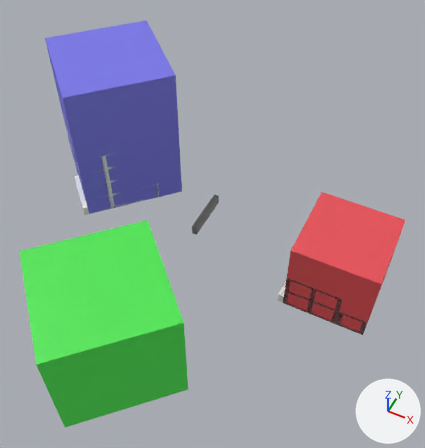
Before and after pictures for a commit that changed the glTF model public/cubes.glb.
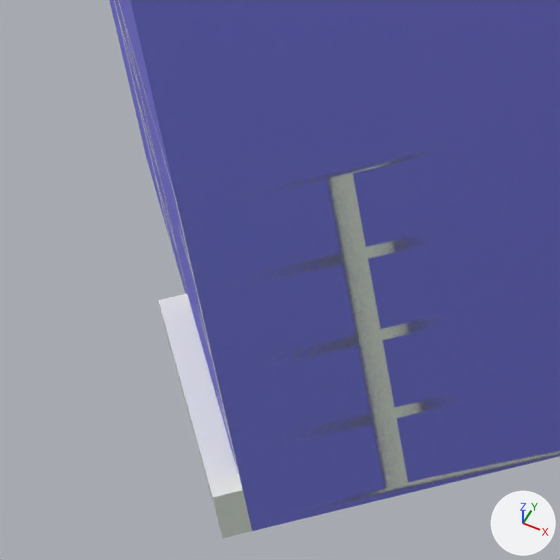
The first picture shows the older version from a camera (50 mm lens) standing at (37.3, -67.4, 89.3) and looking at (7.2, -7.3, 14.1). The close-ups show both versions on the part from 11% to 33% of the width and 28% to 49% of the height of that picture; other places that the commit changed are outside them. The axes (+X, +Y, +Z) are drawn at lower right. The lights are the same throughout. Where no turn or scale is listed for an object, it has been applied to the vertices.

The scene before the commit, as lines of its bpy script (objects in view):
```python
me_bluetall = bpy.data.meshes.new('BlueTall')
me_bluetall.from_pydata(...)  # 8 vertices, 12 faces; spans x -36.7..-8.5, y -4.9..23.4, z 0.0..29.0
me_bluetall.materials.append(mat_blue)  # blue #7c79e7
me_cube_001 = bpy.data.meshes.new('Cube.001')
me_cube_001.from_pydata(...)  # a box spanning x -1.0..0.0, y 0.0..10.0, z 0.0..2.0
me_cube_blue = bpy.data.meshes.new('cube-blue')
me_cube_blue.from_pydata(...)  # 796 vertices, 1588 faces; spans x -33.2..-12.0, y -4.9..16.3, z 0.0..14.8
me_cube_blue.materials.append(mat_material)  # white #e7e7e7
ob_bluetall = bpy.data.objects.new('BlueTall', me_bluetall)
ob_bluetall.location = (0.0, 0.0, 0.0)
ob_cube_blue = bpy.data.objects.new('cube-blue', me_cube_blue)
ob_cube_blue.location = (0.0, 0.0, 0.0)
ob_pos_bluetall = bpy.data.objects.new('pos_BlueTall', me_cube_001)
ob_pos_bluetall.location = (-22.42, -4.9, 0.0)
ob_pos_bluetall.rotation_euler = (0.0, 0.0, 0.798)  # degrees (0, 0, 46)
```
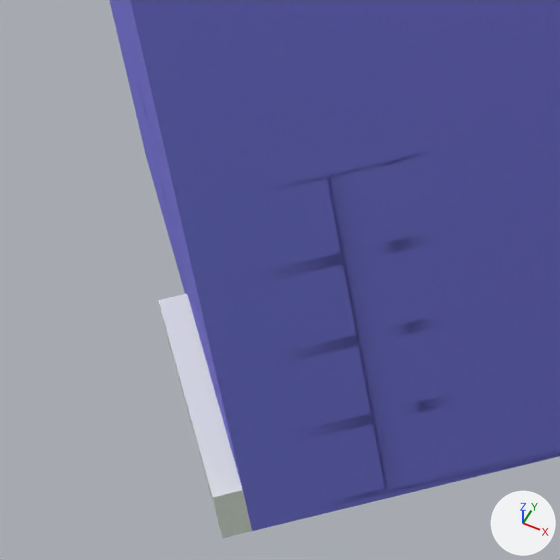
The edits, one by one:
me_cube_blue has 796 vertices, 1588 faces and spans x -33.2..-12.0, y -4.9..16.3, z 0.0..14.8.
me_cube_blue no longer uses material mat_material (white #e7e7e7).
me_cube_blue now uses material mat_blue (blue #7c79e7).

Where the change shows, as pixel boxes (x1, y1, x2, y2) in the close-ups (560 x 560 px):
'cube-blue', recoloured (white to blue): (114, 0, 560, 500) in both
